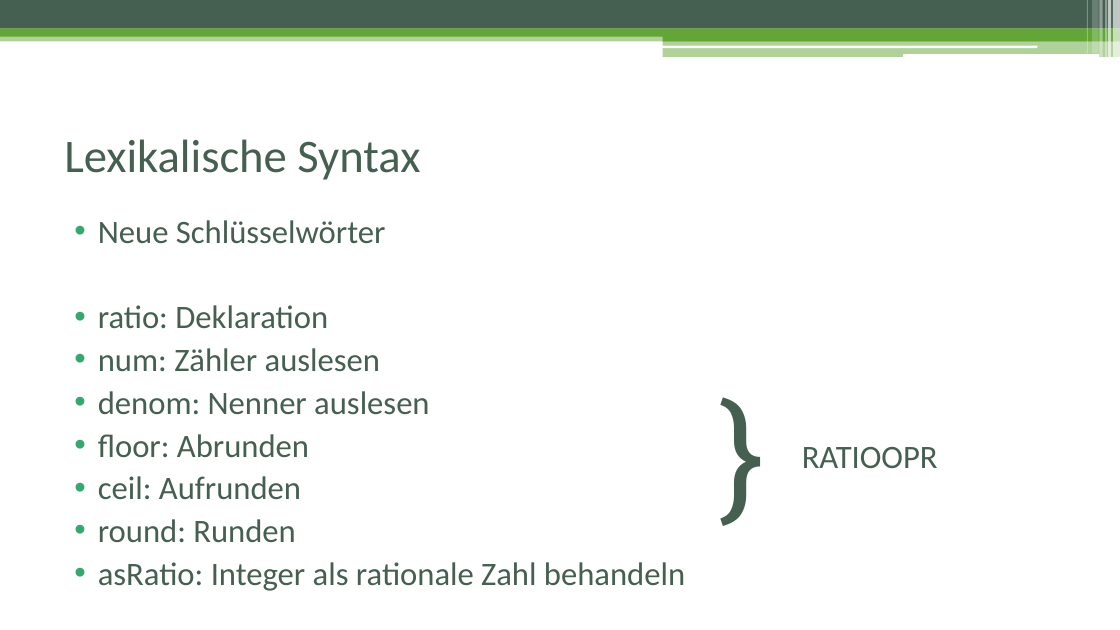
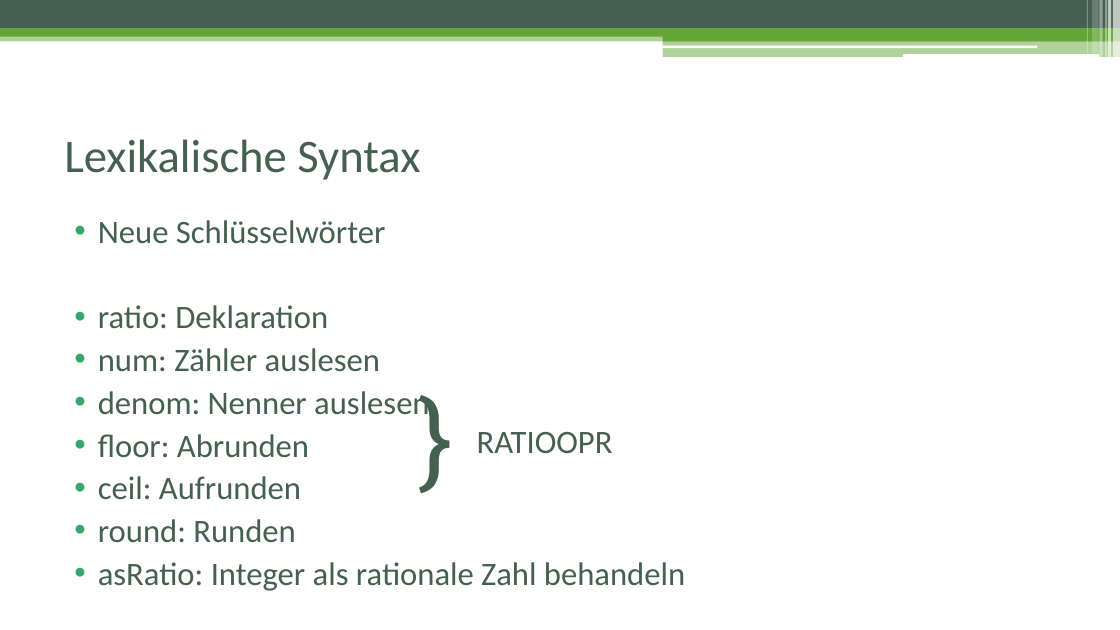
Before and after one commit to cguedel/fhnw-cpib, a slide deck: slide 4 of docs/Präsentation_Schlussbericht.pptx. Drawn at 1120x630 pixels with LibreOffice and Linux fonts; fonts in the diff are those of the drawing. Boxes give left, top, right and bottom in pixels: in the first picture for what was removed or moved away, otherwise in the second. Text is boxed around its words. In the diff, an @@ line names an element or a change of style, - is before the commit and + after.

```diff
--- a/docs/Präsentation_Schlussbericht.pptx
+++ b/docs/Präsentation_Schlussbericht.pptx
@@ text "}": place and size @@
-text "}" at [711,365,1120,536]
+text "}" at [410,369,1064,502]
@@ text "}" at [410,369,1064,502]: size 115 to 88 pt @@
@@ text "RATIOOPR": place and size @@
-text "RATIOOPR" at [802,447,938,468]
+text "RATIOOPR" at [477,432,613,453]
```
Also in this commit, not shown: 4 other slides changed.
